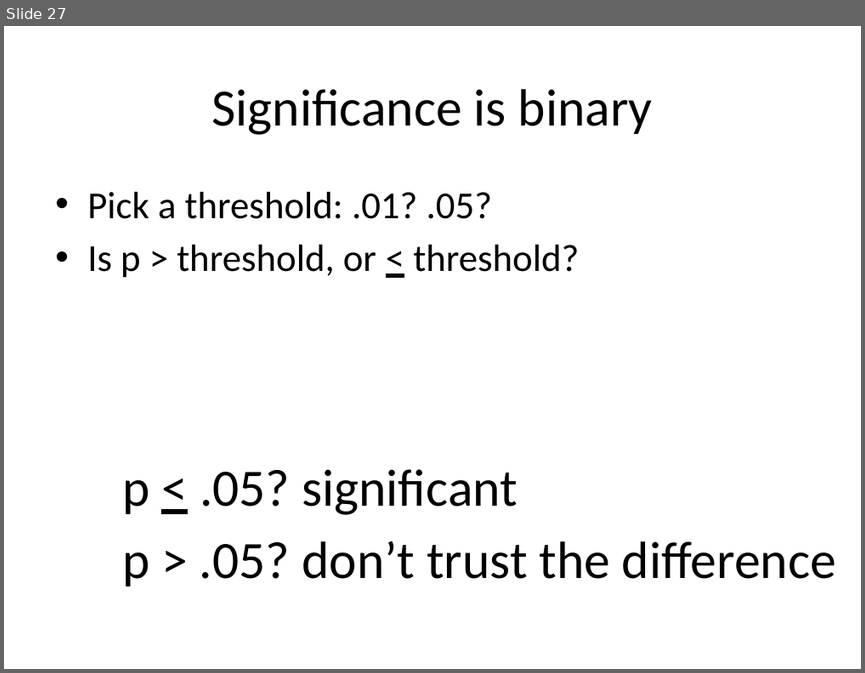
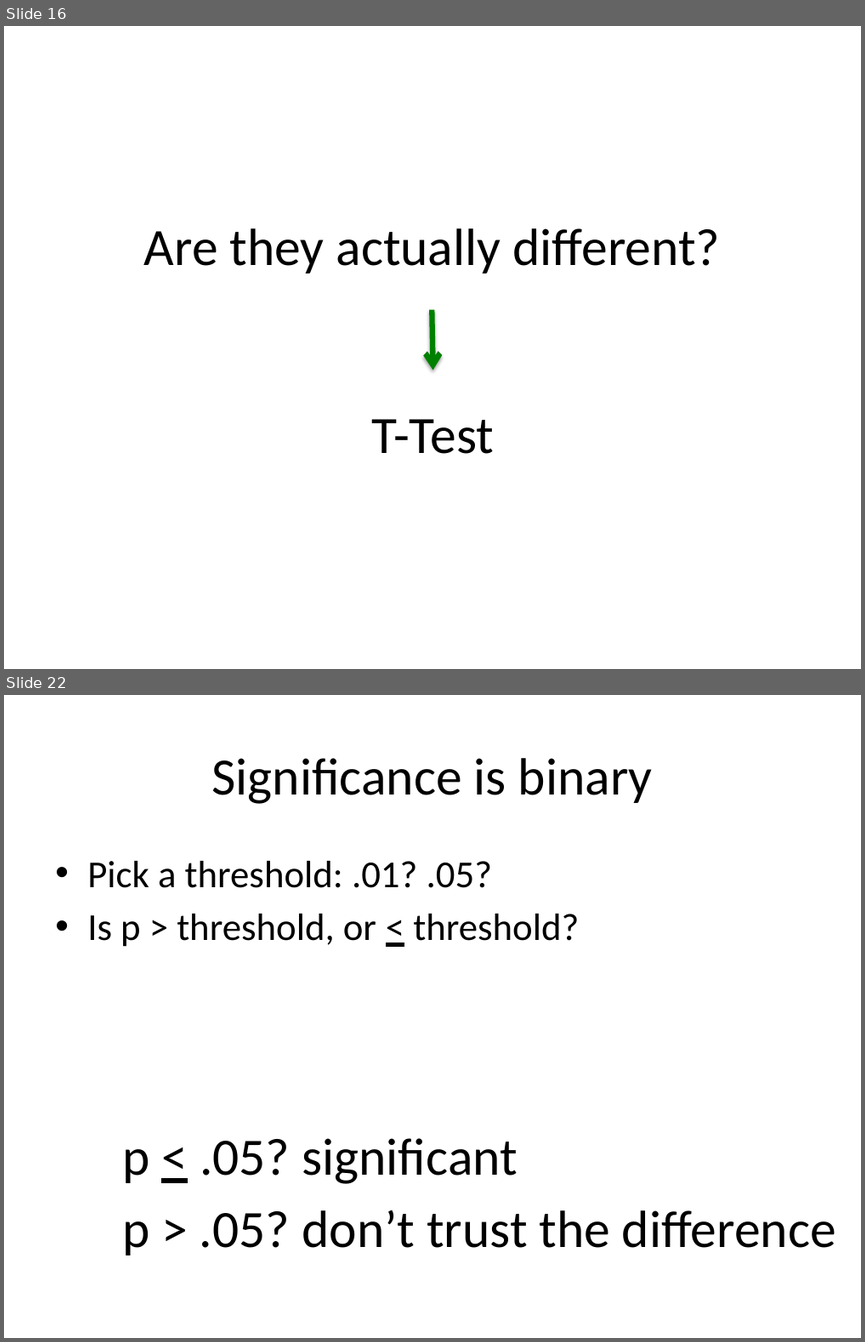
Before and after one commit to dataiap/dataiap, a slide deck: lectures/day3.pptx. Shown one above the other, each under a label of ours: slide 27 before the commit, slides 16 and 22 after it; the slides between them are not shown. The pictures are 865x673 and 865x1342 pixels, drawn with LibreOffice and Linux fonts; fonts in the diff are those of the drawing. Boxes give left, top, right and bottom in pixels: in the first picture for what was removed or moved away, otherwise in the second. Text is boxed around its words. In the diff, an @@ line names an element or a change of style, - is before the commit and + after.

```diff
--- a/lectures/day3.pptx
+++ b/lectures/day3.pptx
@@ slide 16 added at <box>4,26,861,669</box>, background #FFFFFF @@
@@ title added at <box>144,228,721,273</box>, 44 pt, text #000000 @@
+Are they actually different?
@@ arrow added from (432, 310) to (433, 369), #008000 4.5 pt @@
@@ text added at <box>372,419,494,454</box>, 44 pt, text #000000 @@
+T-Test
@@ what was slide 27 is now slide 22 @@
```
Also in this commit, not shown: 9 slides changed, 5 other slides added, 10 slides removed.
